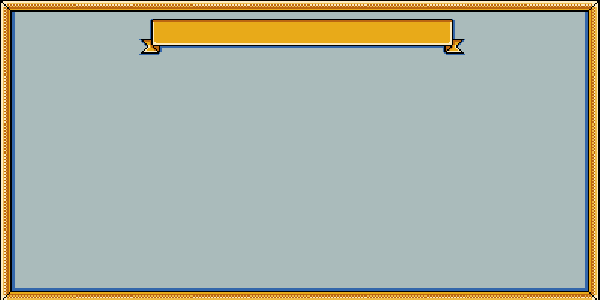
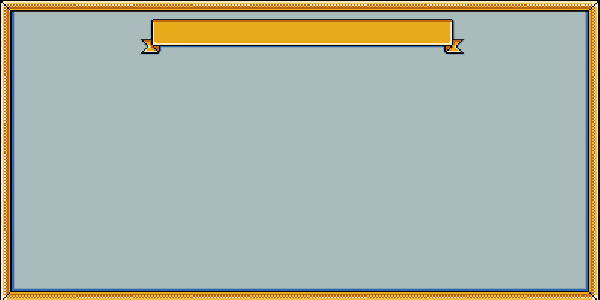
Layers edited between the first and the second 600×300 image:
painted on "Layer 1" over (14, 11, 586, 289)
